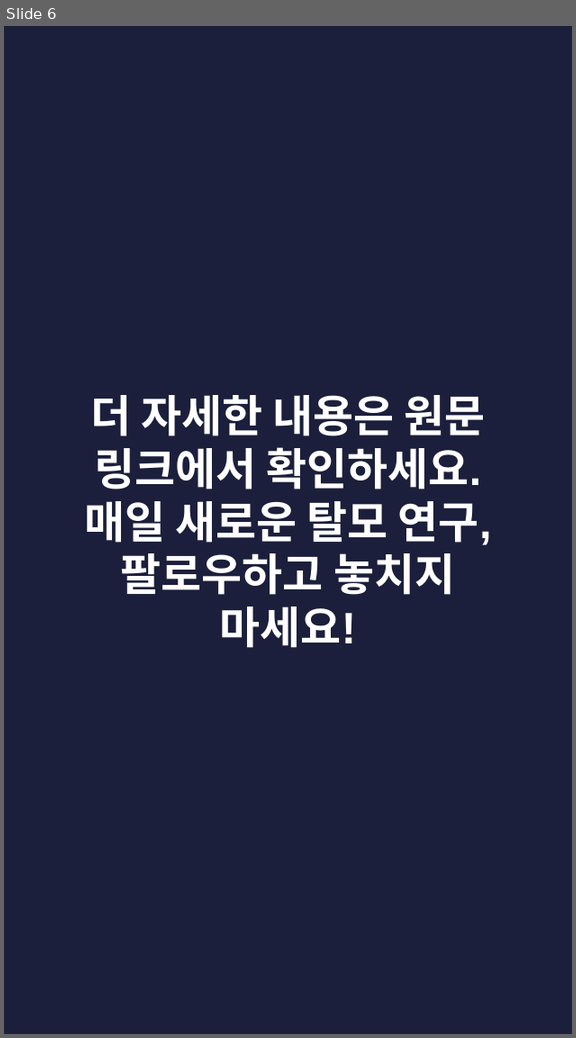
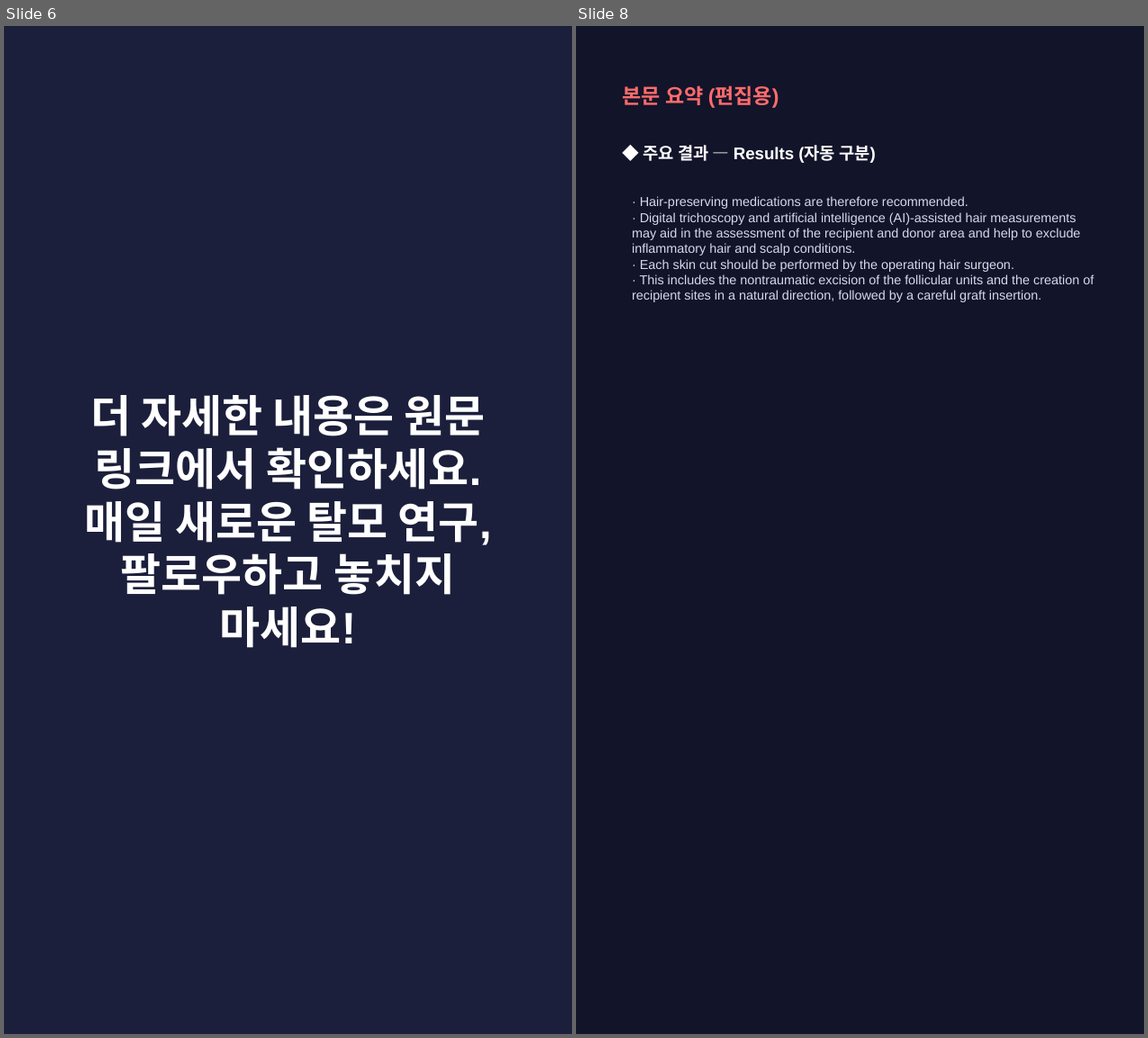
Before and after one commit to hyokang2010-BJ-ANTH/product-builder-test, a slide deck: pwa/data/latest/slides.pptx. Shown side by side, each under a label of ours: slide 6 before the commit, slides 6 and 8 after it; the slides between them are not shown. The pictures are 576x1038 and 1148x1038 pixels, drawn with LibreOffice and Linux fonts; fonts in the diff are those of the drawing. Boxes give left, top, right and bottom in pixels: in the first picture for what was removed or moved away, otherwise in the second. Text is boxed around its words. In the diff, an @@ line names an element or a change of style, - is before the commit and + after.

```diff
--- a/pwa/data/latest/slides.pptx
+++ b/pwa/data/latest/slides.pptx
@@ slide 8 added at bbox=[576, 26, 1144, 1034], background #12142A @@
@@ text added at bbox=[623, 85, 779, 108], 16 pt, text #FF6B6B, bold @@
+본문 요약 (편집용)
@@ text added at bbox=[644, 145, 876, 163], 13 pt, text #FFFFFF, bold @@
+◆ 주요 결과 — Results (자동 구분)
@@ text added at bbox=[632, 196, 1094, 302], 10 pt, text #D5D8EA @@
+· Hair-preserving medications are therefore recommended.
+· Digital trichoscopy and artificial intelligence (AI)-assisted hair measurements may aid in the assessment of the recipient and donor area and help to exclude inflammatory hair and scalp conditions.
+· Each skin cut should be performed by the operating hair surgeon.
+· This includes the nontraumatic excision of the follicular units and the creation of recipient sites in a natural direction, followed by a careful graft insertion.
```
Also in this commit, not shown: 3 slides changed, 3 other slides added, 5 slides removed, 26 other files.
